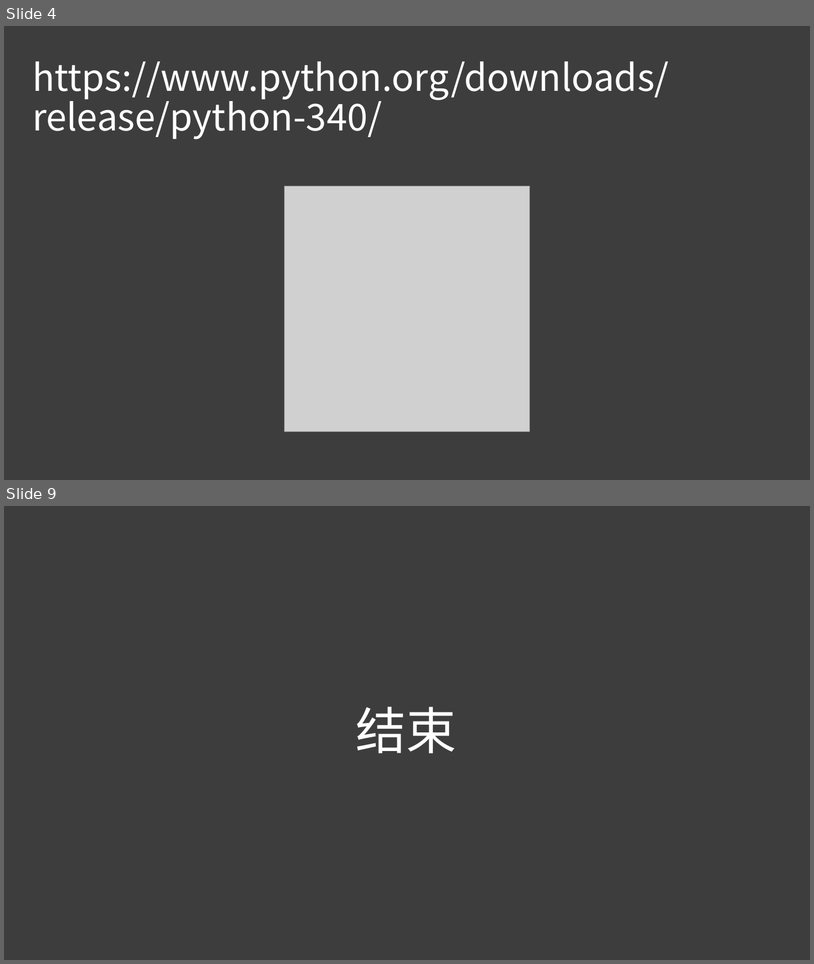
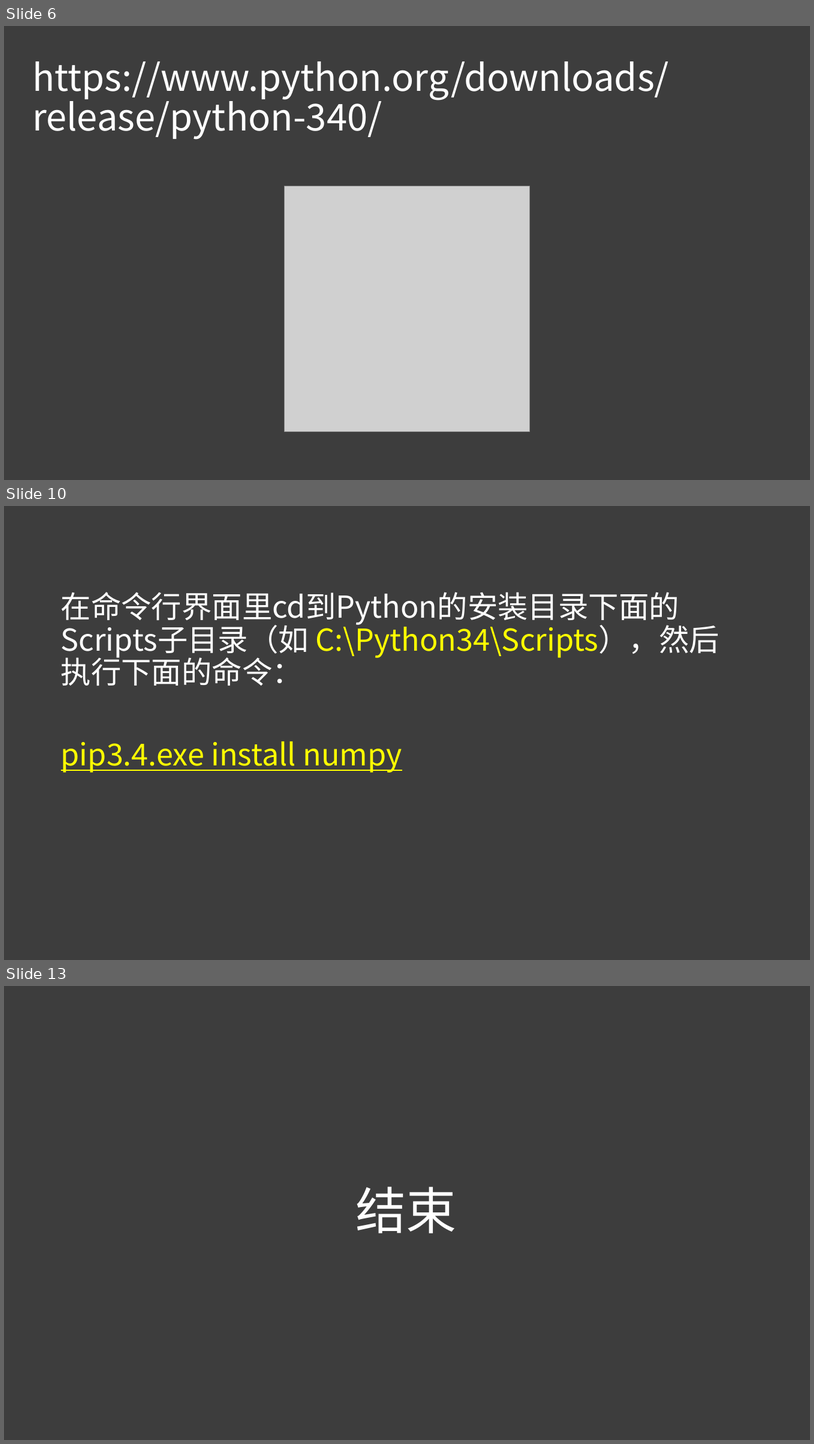
Before and after one commit to niuyi/AITest, a slide deck: docs/python环境搭建.pptx. Shown one above the other, each under a label of ours: slides 4 and 9 before the commit, slides 6, 10 and 13 after it; the slides between them are not shown. The pictures are 814x964 and 814x1444 pixels, drawn with LibreOffice and Linux fonts; fonts in the diff are those of the drawing; grey boxes stand for pictures. Boxes give left, top, right and bottom in pixels: in the first picture for what was removed or moved away, otherwise in the second. Text is boxed around its words. In the diff, an @@ line names an element or a change of style, - is before the commit and + after.

```diff
--- a/docs/python环境搭建.pptx
+++ b/docs/python环境搭建.pptx
@@ slide 10 added at bbox=[4, 506, 810, 960], background #3D3D3D @@
@@ text added at bbox=[61, 592, 720, 772], 36 pt, text #FFFFFF @@
+在命令行界面里cd到Python的安装目录下面的Scripts子目录（如 C:\Python34\Scripts），然后执行下面的命令：
+pip3.4.exe install numpy
@@ what was slide 4 is now slide 6 @@
@@ what was slide 9 is now slide 13 @@
```
Also in this commit, not shown: 2 slides changed, 7 other slides added, 4 slides removed, 3 other files.
